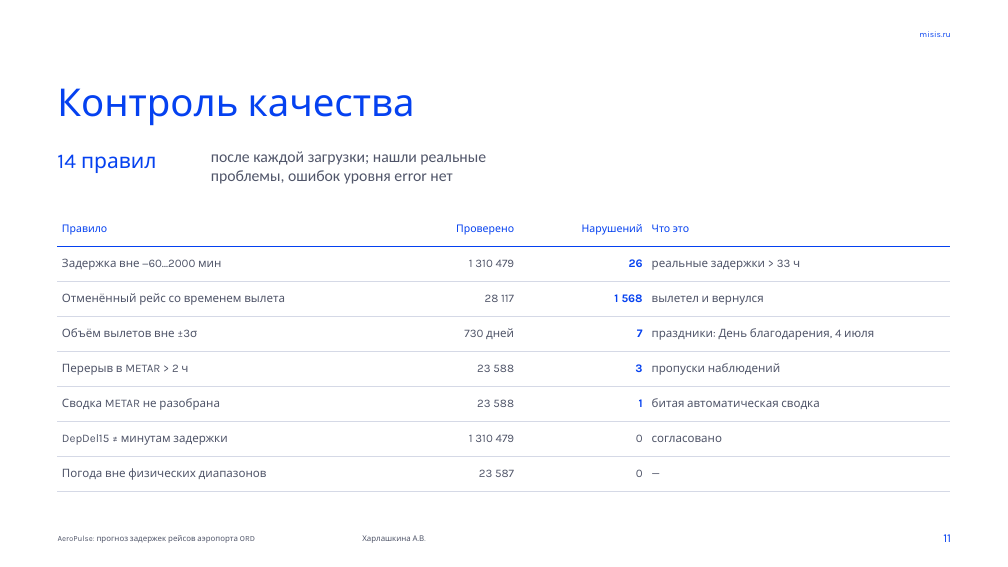
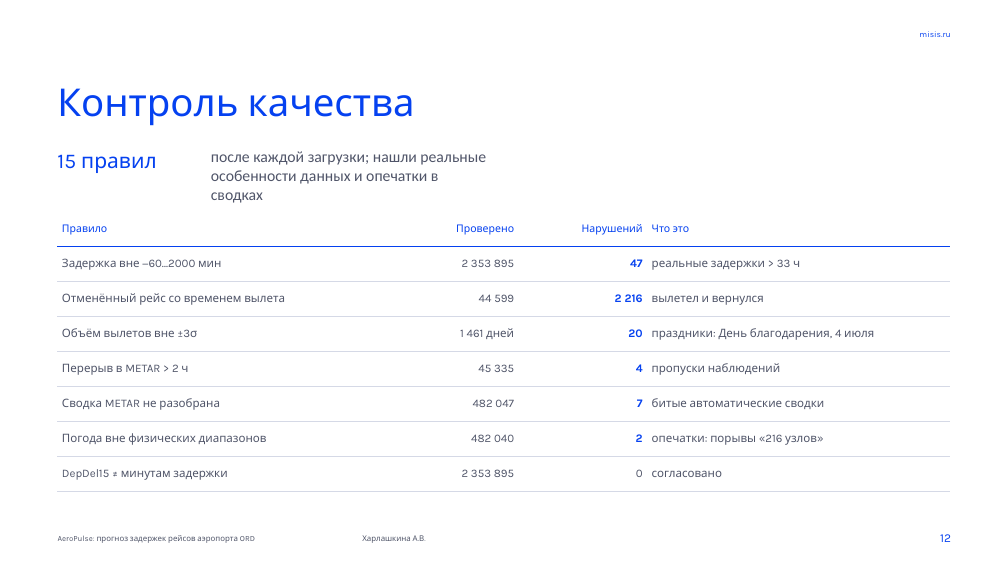
Before and after one commit to BuyBuy-Service/teterin, a slide deck: slide 12 of report/Презентация_AeroPulse.pptx (slide 11 before the commit). Drawn at 1008x567 pixels with LibreOffice and Linux fonts; fonts in the diff are those of the drawing; background and template pictures are left out. Boxes give left, top, right and bottom in pixels: in the first picture for what was removed or moved away, otherwise in the second. Text is boxed around its words. In the diff, an @@ line names an element or a change of style, - is before the commit and + after.

Commit message:
Отчёт переписан по замечаниям: связный текст, схемы архитектуры, данных и алгоритмов, обоснования, код в приложении; презентация с погодой в сети

```diff
--- a/report/Презентация_AeroPulse.pptx
+++ b/report/Презентация_AeroPulse.pptx
@@ text at box(57, 154, 156, 173): text changed @@
-14 правил
+15 правил
@@ text at box(211, 151, 486, 184): text changed @@
-после каждой загрузки; нашли реальные проблемы, ошибок уровня error нет
+после каждой загрузки; нашли реальные особенности данных и опечатки в сводках
@@ table at box(57, 212, 951, 492) @@
-row 2, column 2: 1 310 479
+row 2, column 2: 2 353 895
-row 2, column 3: 26
+row 2, column 3: 47
-row 3, column 2: 28 117
+row 3, column 2: 44 599
-row 3, column 3: 1 568
+row 3, column 3: 2 216
-row 4, column 2: 730 дней
+row 4, column 2: 1 461 дней
-row 4, column 3: 7
+row 4, column 3: 20
-row 5, column 2: 23 588
+row 5, column 2: 45 335
-row 5, column 3: 3
+row 5, column 3: 4
-row 6: Сводка METAR не разобрана | 23 588 | 1 | битая автоматическая сводка
+row 6: Сводка METAR не разобрана | 482 047 | 7 | битые автоматические сводки
-row 7: DepDel15 ≠ минутам задержки | 1 310 479 | 0 | согласовано
+row 7: Погода вне физических диапазонов | 482 040 | 2 | опечатки: порывы «216 узлов»
-row 8: Погода вне физических диапазонов | 23 587 | 0 | —
+row 8: DepDel15 ≠ минутам задержки | 2 353 895 | 0 | согласовано
@@ page number at box(940, 534, 951, 542): text changed @@
-11
+12
```
Also in this commit, not shown: 8 other slides changed, 1 slide added, 25 other files.
